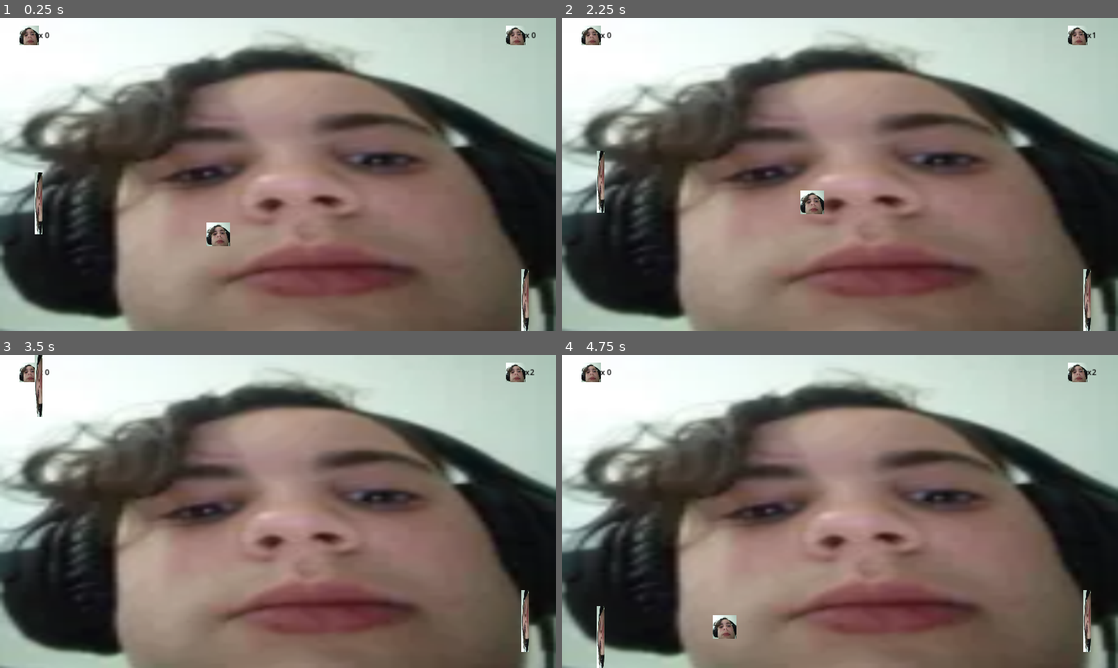
Above: before the commit, frames 1-4 (two rows, left to right).
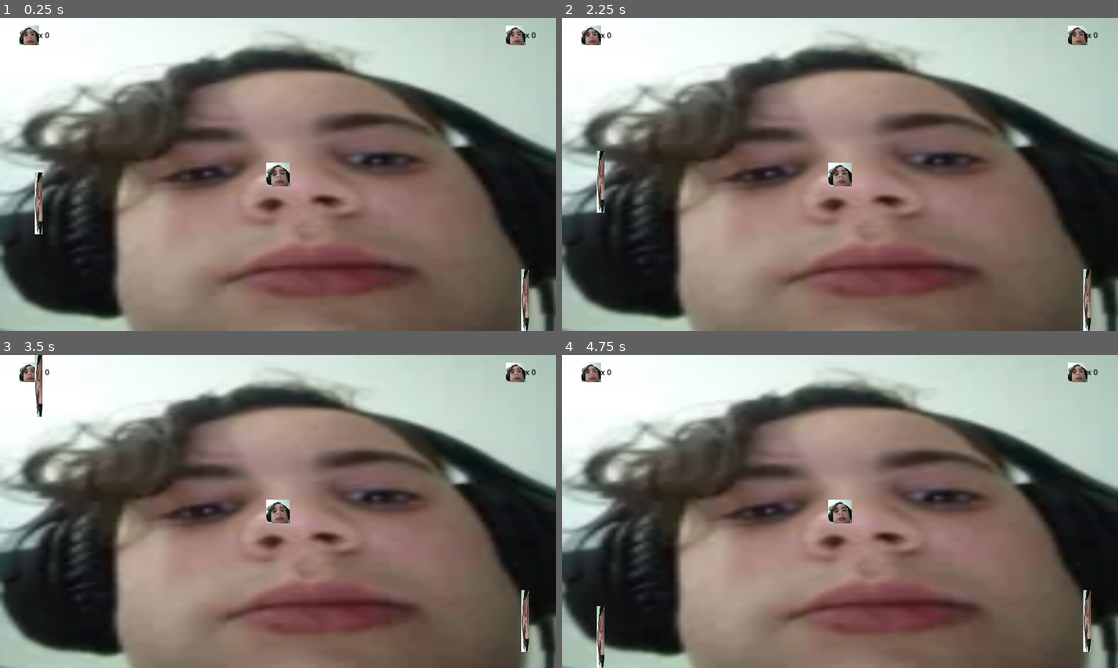
Above: after the commit, the same moments.

Repository: TE4-Umea/te4-pong
Game: Godot game, scene res://Scenes/Map/World.tscn
Same seed, same stepped clock (60 frames per second), same inputs: the game is played once before the commit and once after it. This scene is started directly instead of the project's main scene.
Inputs:
- Up to frame 1 (0.25 s): no input
- Up to frame 2 (2.25 s): hold W (P1_UP) 0.53-1.28 s; tap Down (P2_DOWN) at 0.6, 2.1 s; hold S (P1_DOWN) 1.28-2.03 s; tap Up (P2_UP) at 1.35 s; hold W (P1_UP) from 2.03 s (still down)
- Up to frame 3 (3.5 s): keep holding W (P1_UP); tap Up (P2_UP) at 2.85 s
- Up to frame 4 (4.75 s): release W (P1_UP) at 3.53 s; hold S (P1_DOWN) from 3.53 s (still down); tap Down (P2_DOWN) at 3.6 s; tap Up (P2_UP) at 4.35 s

The runs differ from the first frame. In frame 1, 0.6% of the frame differs, in the area x 37-53%, y 46-73%; in frame 2, 0.6%; in frame 3, 0.3%; in frame 4, 0.6%, in the area x 27-97%, y 4-91%.
Error after the commit: Parse Error: Expected "]" after subscription index. (res://Scenes/Ball/Ball.gd:7)

Commit message:
Update Ball.gd

Diff:
--- a/Scenes/Ball/Ball.gd
+++ b/Scenes/Ball/Ball.gd
@@ -4,8 +4,8 @@
 var paused = false
 
 func _ready():
-	direction.y = [1, -1].pick_random()
-	direction.x = [1, -1].pick_random()
+	direction.y = randf_range[1.0, -1.0]
+	direction.x = [-1].pick_random()
 
 func _process(delta):
 	if position.y < 0 or position.y > get_viewport_rect().size.y:
